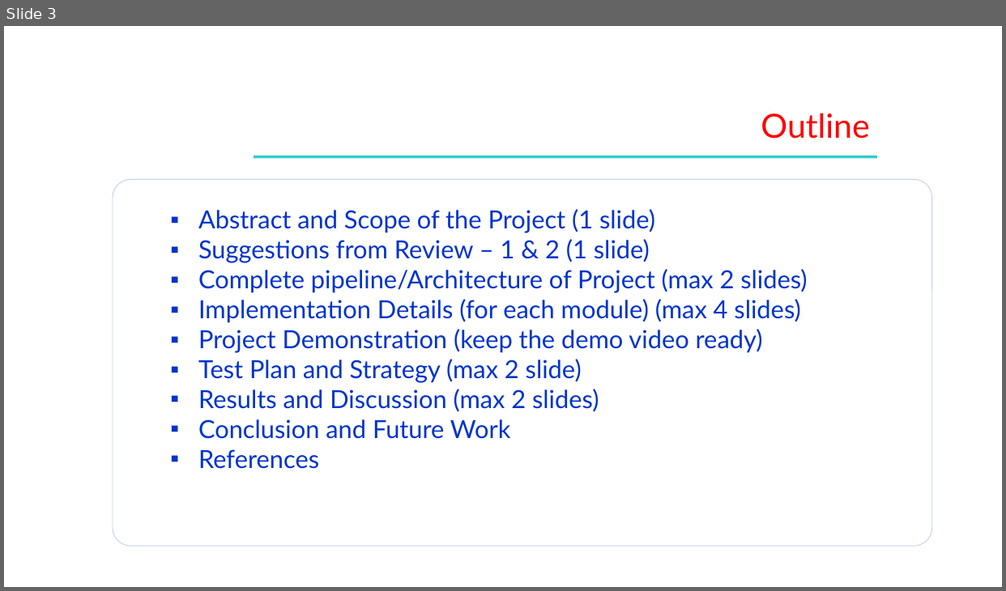
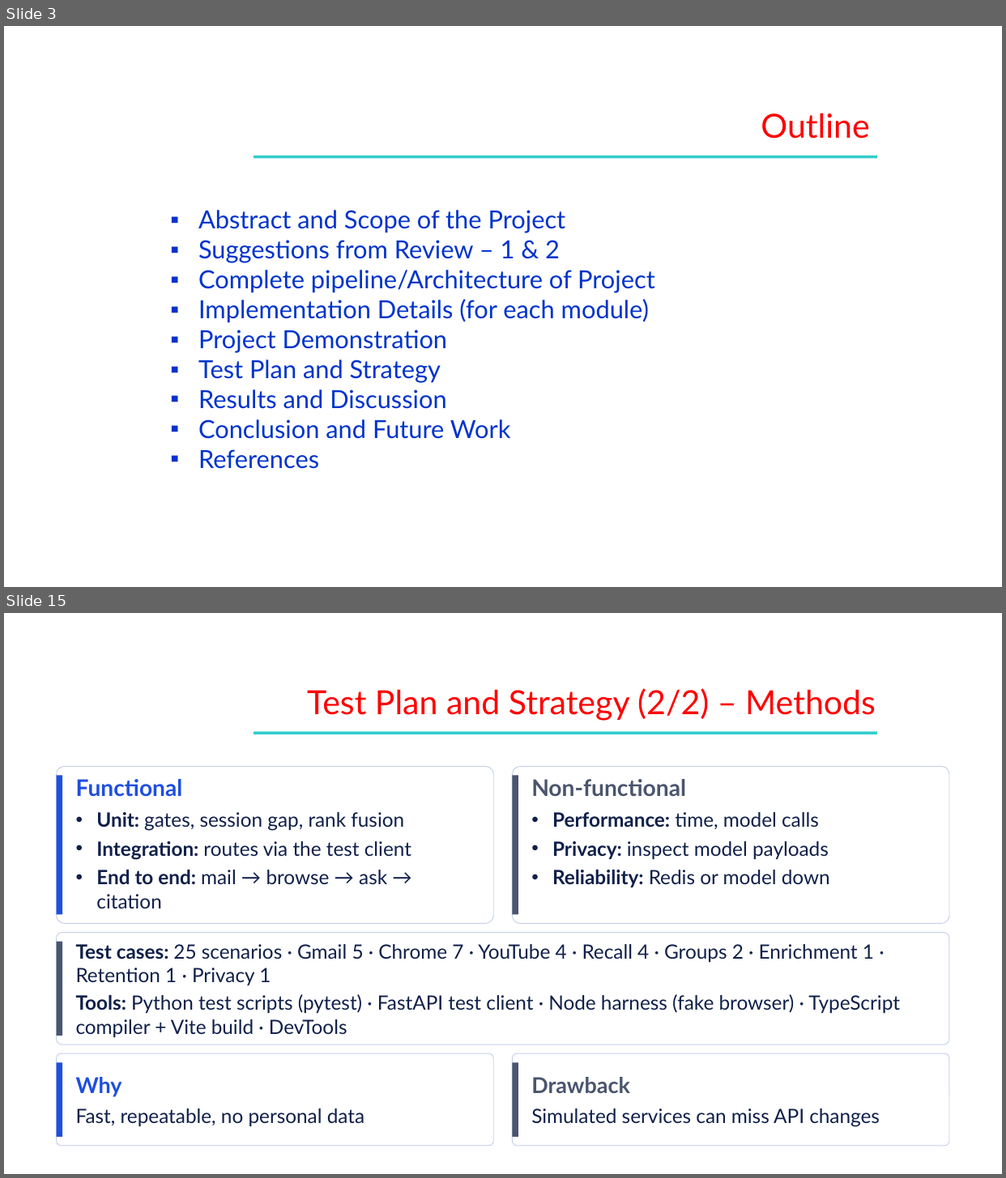
Before and after one commit to Shehzaad-khan/Efficient-Contextualized-History-Orchestrator-E.C.H.O, a slide deck: docs/Phase III/ECHO_Phase3_Review3.pptx. Shown one above the other, each under a label of ours: slide 3 before the commit, slides 3 and 15 after it; the slides between them are not shown. The pictures are 1006x591 and 1006x1178 pixels, drawn with LibreOffice and Linux fonts; fonts in the diff are those of the drawing; background and template pictures are left out. Boxes give left, top, right and bottom in pixels: in the first picture for what was removed or moved away, otherwise in the second. Text is boxed around its words. In the diff, an @@ line names an element or a change of style, - is before the commit and + after.

Commit message:
feat(enp,ste): wire shared FAISS manager, add centroid recomputation, and update Phase III review deck

```diff
--- a/docs/Phase III/ECHO_Phase3_Review3.pptx
+++ b/docs/Phase III/ECHO_Phase3_Review3.pptx
@@ slide 15 added at box(4, 613, 1002, 1174), background picture (left out) @@
@@ text added at box(307, 688, 876, 721), 32 pt, text #FF0000 @@
+Test Plan and Strategy (2/2) – Methods
@@ rectangle added at box(253, 731, 877, 735), fill #33CCCC @@
@@ rounded rectangle added at box(57, 766, 493, 924), fill #FFFFFF at 97% opacity, outline #C5D0EA 0.75 pt @@
@@ rectangle added at box(57, 776, 62, 914), fill #1F4FE0 @@
@@ text added at box(76, 779, 411, 909), 19 pt, text #10204A @@
+Functional
+• Unit: gates, session gap, rank fusion
+• Integration: routes via the test client
+• End to end: mail → browse → ask → citation
@@ rounded rectangle added at box(513, 766, 949, 924), fill #FFFFFF at 97% opacity, outline #C5D0EA 0.75 pt @@
@@ rectangle added at box(513, 776, 518, 914), fill #4A556E @@
@@ text added at box(531, 779, 830, 888), 19 pt, text #10204A @@
+Non-functional
+• Performance: time, model calls
+• Privacy: inspect model payloads
+• Reliability: Redis or model down
@@ rounded rectangle added at box(57, 933, 949, 1045), fill #FFFFFF at 97% opacity, outline #C5D0EA 0.75 pt @@
@@ rectangle added at box(57, 942, 62, 1036), fill #4A556E @@
@@ text added at box(76, 944, 900, 1038), 19 pt, text #10204A @@
+Test cases: 25 scenarios · Gmail 5 · Chrome 7 · YouTube 4 · Recall 4 · Groups 2 · Enrichment 1 · Retention 1 · Privacy 1
+Tools: Python test scripts (pytest) · FastAPI test client · Node harness (fake browser) · TypeScript compiler + Vite build · DevTools
@@ rounded rectangle added at box(57, 1054, 493, 1146), fill #FFFFFF at 97% opacity, outline #C5D0EA 0.75 pt @@
@@ rectangle added at box(57, 1063, 62, 1137), fill #1F4FE0 @@
@@ rounded rectangle added at box(513, 1054, 949, 1146), fill #FFFFFF at 97% opacity, outline #C5D0EA 0.75 pt @@
@@ rectangle added at box(513, 1063, 518, 1137), fill #4A556E @@
@@ text added at box(76, 1077, 364, 1127), 19 pt, text #10204A @@
+Why
+Fast, repeatable, no personal data
@@ text added at box(531, 1077, 880, 1127), 19 pt, text #10204A @@
+Drawback
+Simulated services can miss API changes
@@ slide 3 changed as well @@
@@ rounded rectangle removed at box(113, 179, 932, 546) @@
@@ text at box(198, 210, 655, 409): text changed @@
-▪ Abstract and Scope of the Project (1 slide)
-▪ Suggestions from Review – 1 & 2 (1 slide)
-▪ Complete pipeline/Architecture of Project (max 2 slides)
-▪ Implementation Details (for each module) (max 4 slides)
-▪ Project Demonstration (keep the demo video ready)
-▪ Test Plan and Strategy (max 2 slide)
-▪ Results and Discussion (max 2 slides)
+▪ Abstract and Scope of the Project
+▪ Suggestions from Review – 1 & 2
+▪ Complete pipeline/Architecture of Project
+▪ Implementation Details (for each module)
+▪ Project Demonstration
+▪ Test Plan and Strategy
+▪ Results and Discussion
```
Also in this commit, not shown: 12 other slides changed, 4 other slides added, 5 slides removed, 22 other files.
